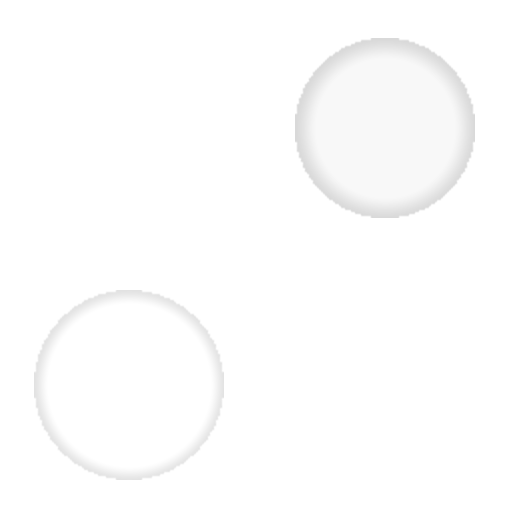
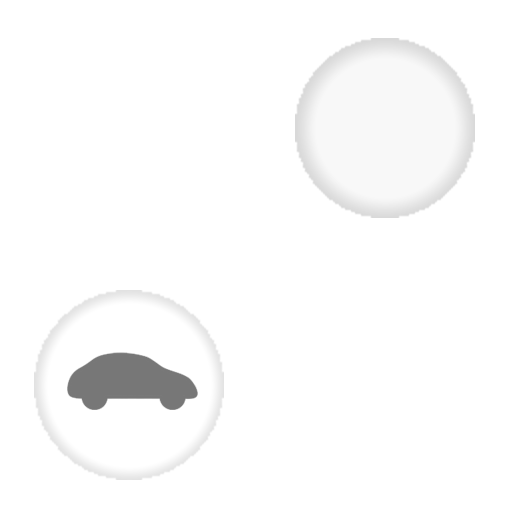
Layer changes from the first 512 × 512 image to the second:
added layer "Ebene 3" above "Ebene 1" over bbox(67, 352, 198, 410)
